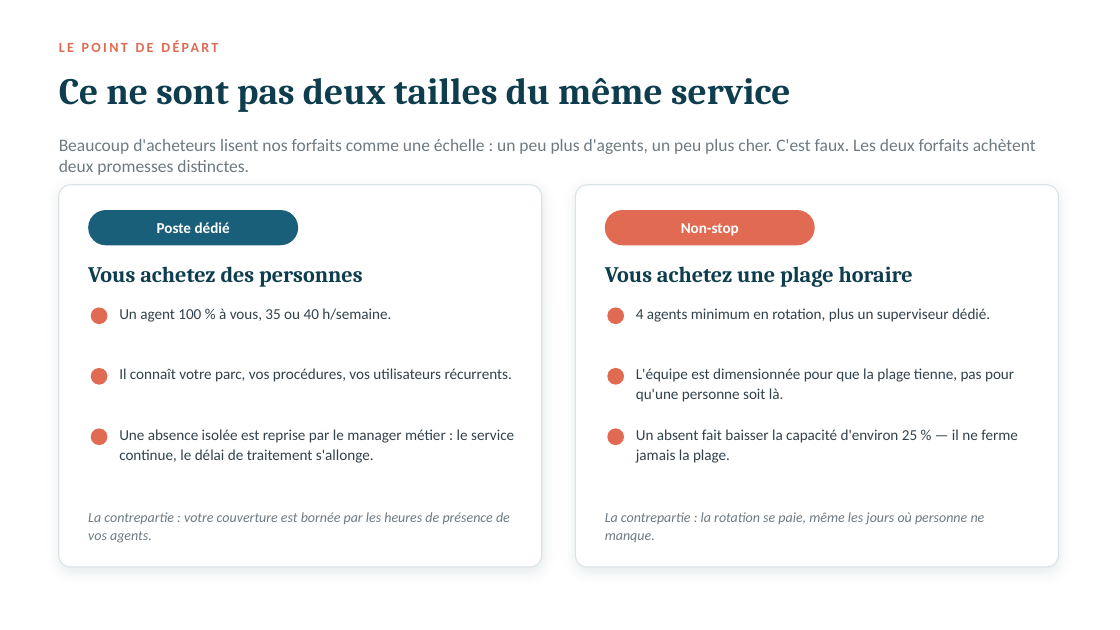
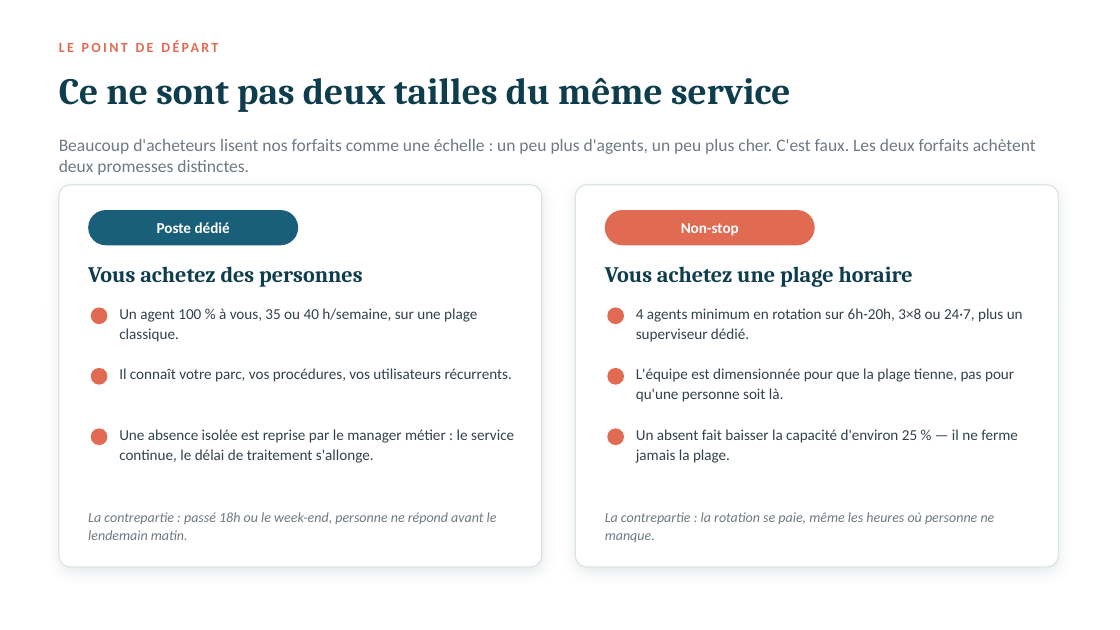
Before and after one commit to valerienvalerien/Salve2, a slide deck: slide 2 of 04-Closing/PLAQUETTE-DEDIE-VS-NONSTOP.pptx. Drawn at 1120x630 pixels with LibreOffice and Linux fonts; fonts in the diff are those of the drawing. Boxes give left, top, right and bottom in pixels: in the first picture for what was removed or moved away, otherwise in the second. Text is boxed around its words. In the diff, an @@ line names an element or a change of style, - is before the commit and + after.

```diff
--- a/04-Closing/PLAQUETTE-DEDIE-VS-NONSTOP.pptx
+++ b/04-Closing/PLAQUETTE-DEDIE-VS-NONSTOP.pptx
@@ text at (119,308,477,342): text changed @@
-Un agent 100 % à vous, 35 ou 40 h/semaine.
+Un agent 100 % à vous, 35 ou 40 h/semaine, sur une plage classique.
@@ text at (636,308,1023,342): text changed @@
-4 agents minimum en rotation, plus un superviseur dédié.
+4 agents minimum en rotation sur 6h-20h, 3×8 ou 24·7, plus un superviseur dédié.
@@ text at (88,512,497,540): text changed @@
-La contrepartie : votre couverture est bornée par les heures de présence de vos agents.
+La contrepartie : passé 18h ou le week-end, personne ne répond avant le lendemain matin.
@@ text at (605,512,995,542): text changed @@
-La contrepartie : la rotation se paie, même les jours où personne ne manque.
+La contrepartie : la rotation se paie, même les heures où personne ne manque.
```
Also in this commit, not shown: 5 other slides changed, 5 other files.
